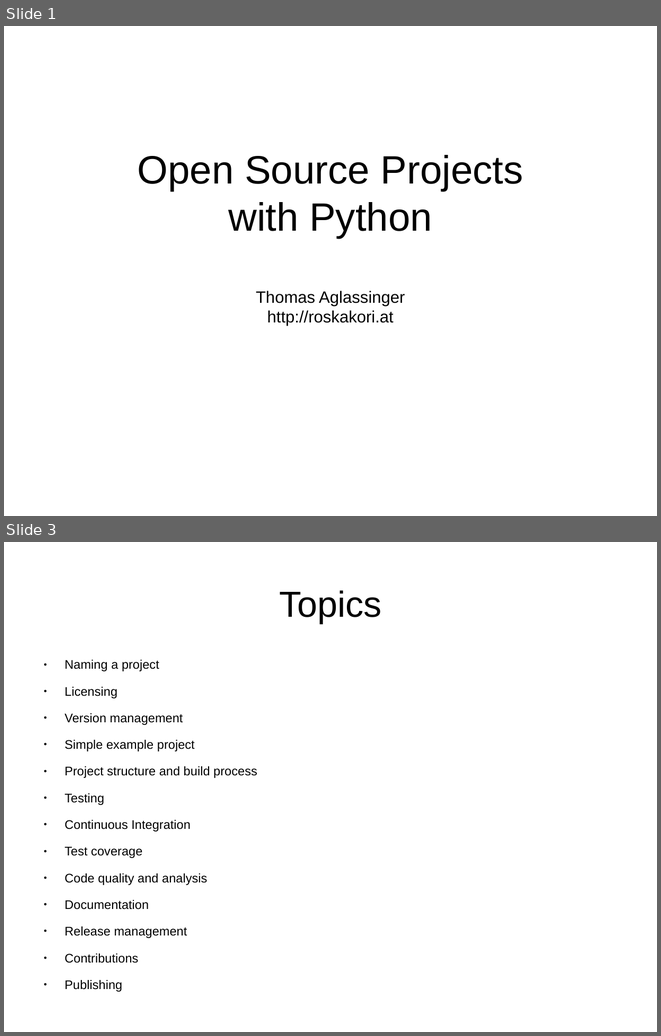
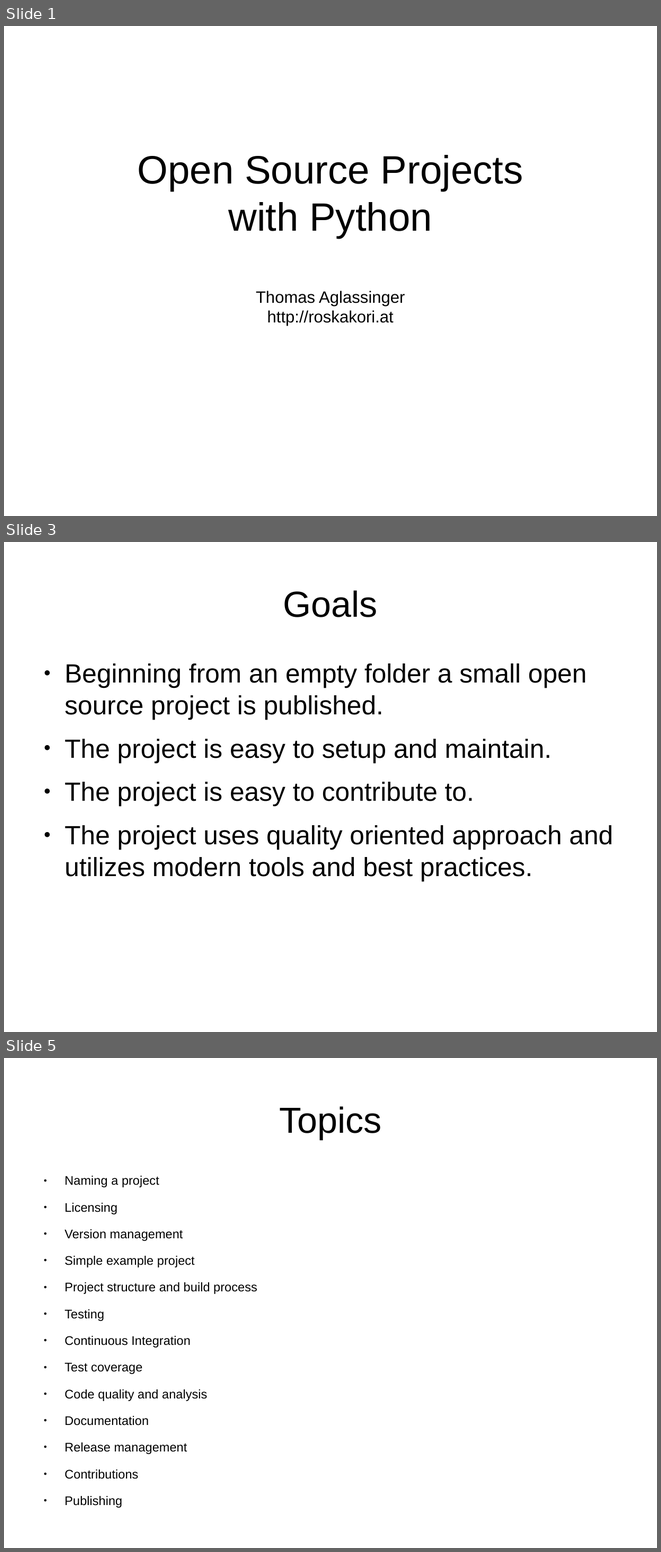
Before and after one commit to roskakori/talks, a slide deck: pygraz/opensourceprojects/Open source projects with Python.odp. Shown one above the other, each under a label of ours: slides 1 and 3 before the commit, slides 1, 3 and 5 after it; the slides between them are not shown. The pictures are 661x1036 and 661x1552 pixels, drawn with LibreOffice and Linux fonts; fonts in the diff are those of the drawing. Boxes give left, top, right and bottom in pixels: in the first picture for what was removed or moved away, otherwise in the second. Text is boxed around its words. In the diff, an @@ line names an element or a change of style, - is before the commit and + after.

```diff
--- a/pygraz/opensourceprojects/Open source projects with Python.odp
+++ b/pygraz/opensourceprojects/Open source projects with Python.odp
@@ slide 3 added at <box>4,542,657,1032</box>, background #FFFFFF @@
@@ title added at <box>283,590,378,617</box>, 44 pt, text #000000 @@
+Goals
@@ text added at <box>64,663,613,881</box>, 32 pt, text #000000 @@
+● Beginning from an empty folder a small open source project is published.
+● The project is easy to setup and maintain.
+● The project is easy to contribute to.
+● The project uses quality oriented approach and utilizes modern tools and best practices.
@@ what was slide 3 is now slide 5 @@
```
Also in this commit, not shown: 1 slide changed, 16 other slides added.
